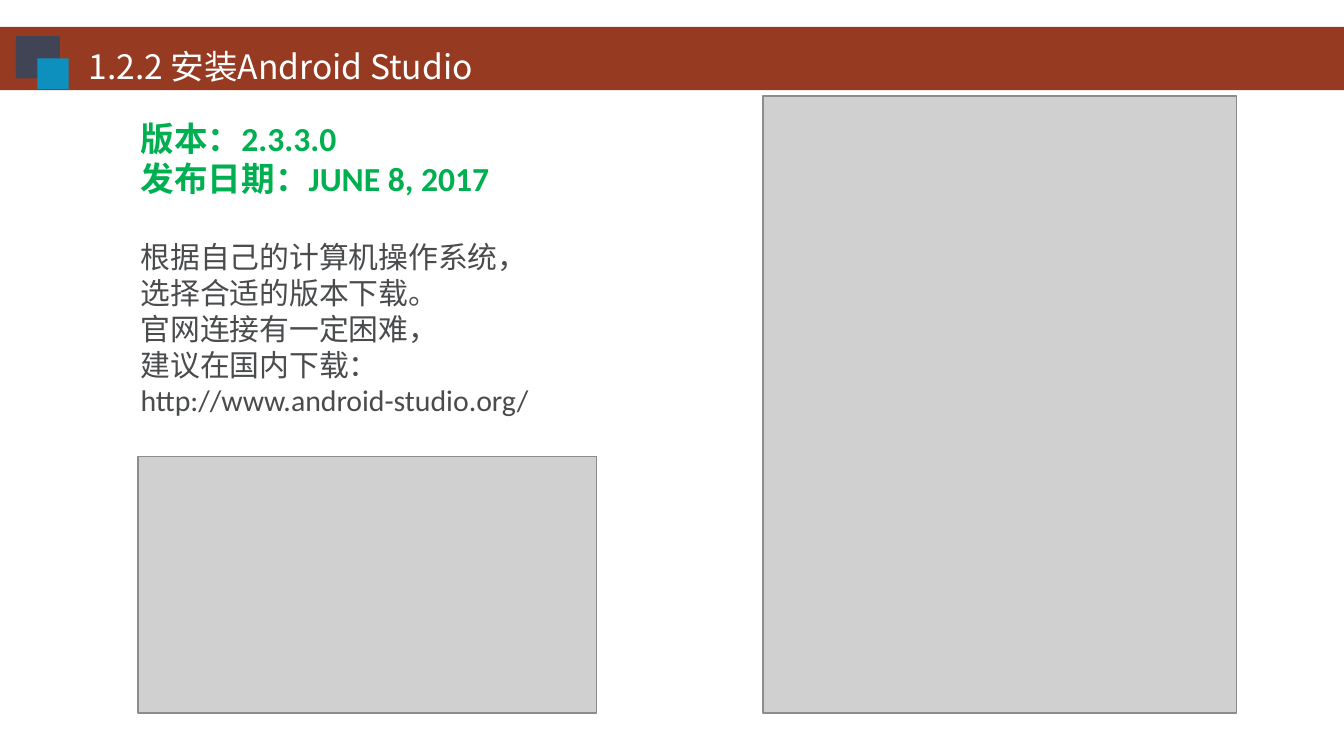
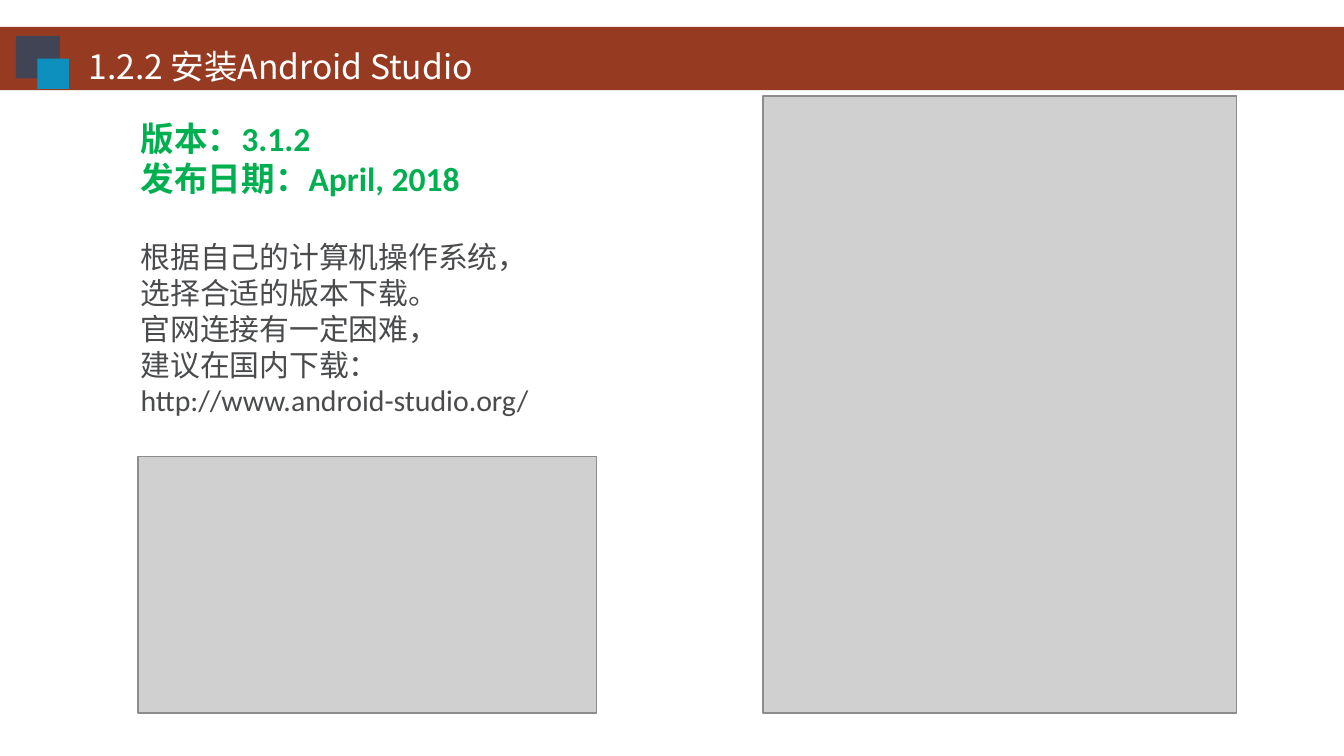
Before and after one commit to HBU/Android-PPT, a slide deck: slide 7 of 01.0 -- 配置环境 -- 第01章.ppt. Drawn at 1344x756 pixels with LibreOffice and Linux fonts; fonts in the diff are those of the drawing; grey boxes stand for pictures; background and template pictures are left out. Boxes give left, top, right and bottom in pixels: in the first picture for what was removed or moved away, otherwise in the second. Text is boxed around its words. In the diff, an @@ line names an element or a change of style, - is before the commit and + after.

```diff
--- a/01.0 -- 配置环境 -- 第01章.ppt
+++ b/01.0 -- 配置环境 -- 第01章.ppt
@@ text at (141,122,460,197): text changed @@
-版本：2.3.3.0
-发布日期：JUNE 8, 2017
+版本：3.1.2
+发布日期：April, 2018
```
Also in this commit, not shown: 5 other slides changed, 2 other files.
